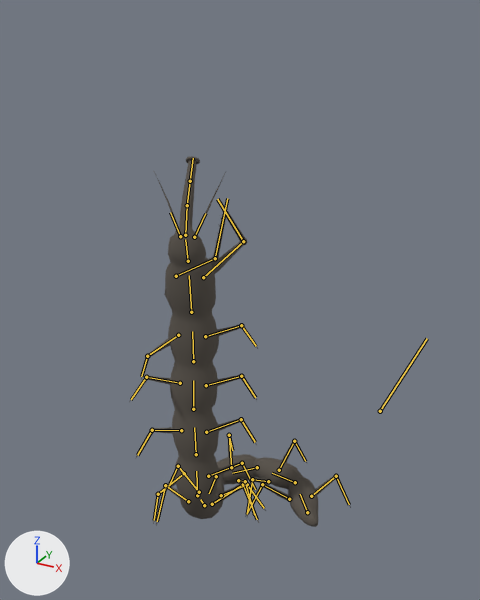
Two versions of the glTF model content/art/models/whistler.glb, one commit apart.
One viewpoint serves both versions: a camera (50 mm lens) standing at (2.29, -3.9, 4.05) and looking at (0.08, 0.13, 2.04). Arrows for +X, +Y and +Z are at lower left; the lights stay in place. The picture after the commit comes second. Both versions are drawn at frame 35 of the action 'whistle'; the numbers are the values there. The bones that change, and the others that lie on the model, are drawn over the model as lines.

The first picture shows 'body', 'head', 'legs'.
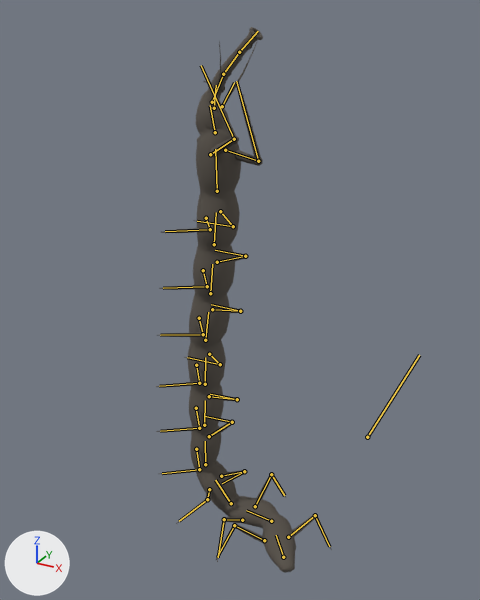
Changed parts and their boxes [x1, y1, x2, y2] in the pictures (480 x 600 px):
'body', posed (30% narrower, 47% taller): before [164, 160, 318, 527]; after [188, 32, 296, 573]
'legs', posed (20% narrower, 52% taller): before [129, 199, 351, 526]; after [155, 66, 332, 562]
'head', posed (31% narrower): before [153, 156, 226, 235]; after [213, 27, 263, 109]
bone 'root', root to tip: before (380, 411) to (427, 338); after (367, 437) to (419, 355)
bone 'seg_03', root to tip: before (257, 467) to (232, 473); after (231, 503) to (215, 480)
bone 'seg_04', root to tip: before (216, 476) to (209, 493); after (205, 464) to (205, 441)
bone 'seg_05', root to tip: before (204, 505) to (200, 499); after (204, 425) to (205, 400)
bone 'seg_06', root to tip: before (197, 495) to (196, 471); after (205, 384) to (205, 357)
bone 'femur_04r', root to tip: before (199, 492) to (178, 466); after (209, 436) to (232, 422)
bone 'tibia_04r', root to tip: before (178, 466) to (170, 483); after (232, 422) to (204, 416)
bone 'femur_03r', root to tip: before (231, 467) to (229, 435); after (221, 476) to (244, 471)
bone 'tibia_03r', root to tip: before (229, 435) to (232, 450); after (244, 471) to (222, 483)

The edits, one by one:
Bone 'root' (bone_root) moves from (0.649, 2.276, 0.0) to (0.699, 1.692, 0.036).
Bone 'seg_03' (bone_seg_03) turns from (0, 0, 52) to (52, 0, 4) degrees about its own x, y and z.
Bone 'seg_04' (bone_seg_04) turns from (0, 0, 58) to (38, 0, 0) degrees about its own x, y and z.
Bone 'seg_05' (bone_seg_05) turns from (52, 0, 4) to (2, 0, 0) degrees about its own x, y and z.
Bone 'seg_06' (bone_seg_06) turns from (38, 0, 0) to (0, 0, 0) degrees about its own x, y and z.
Bone 'femur_04r' (bone_femur_04r) turns from (16, -12, -6) to (-17, -4, -20) degrees about its own x, y and z.
Bone 'tibia_04r' (bone_tibia_04r) turns from (-7, -1, 12) to (0, 0, -1) degrees about its own x, y and z.
Bone 'femur_03r' (bone_femur_03r) turns from (16, -12, -6) to (-8, -11, -44) degrees about its own x, y and z.
Bone 'tibia_03r' (bone_tibia_03r) turns from (-7, -1, 12) to (2, 1, -4) degrees about its own x, y and z.
